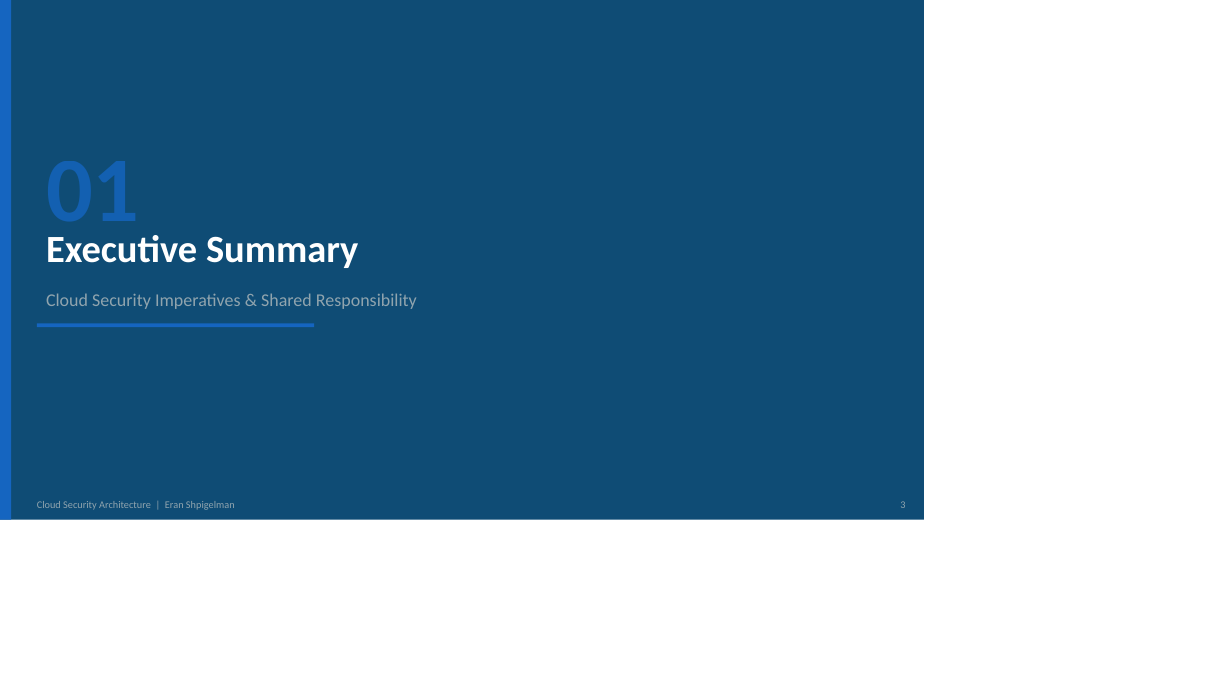
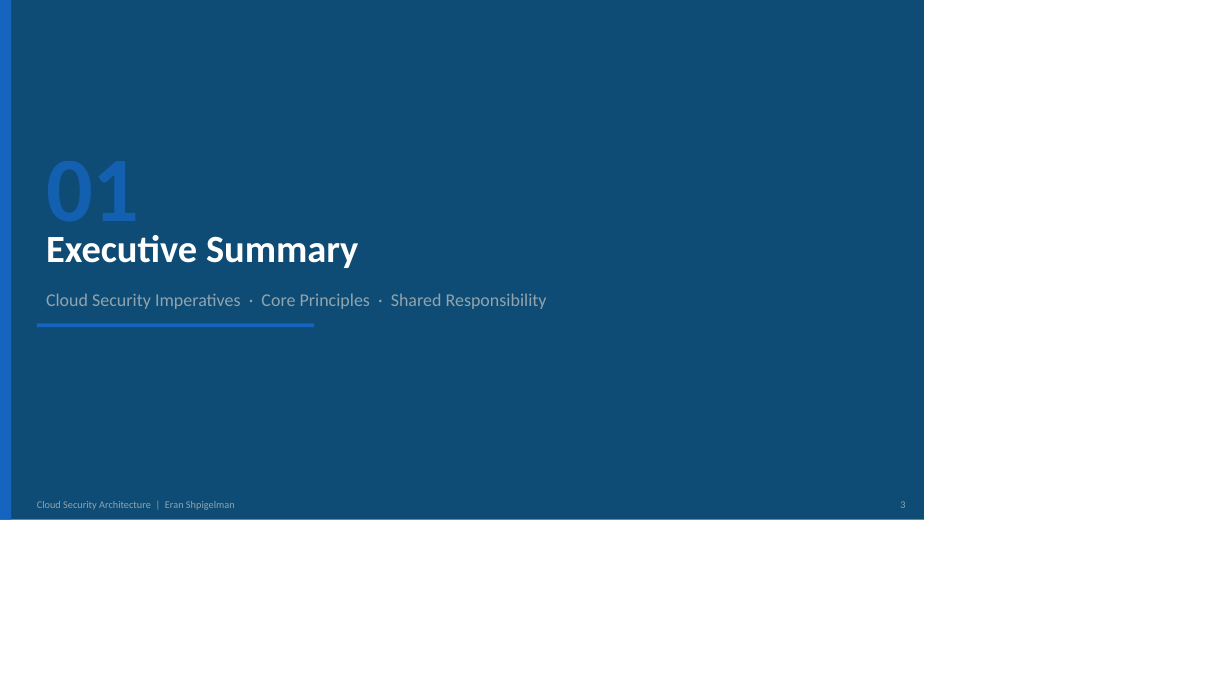
Before and after one commit to eransh10/Security-Architecture-Guidelines-Best-Practices, a slide deck: slide 3 of Cloud/cloud_security_architecture_deck.pptx. Drawn at 1232x693 pixels with LibreOffice and Linux fonts; fonts in the diff are those of the drawing. Boxes give left, top, right and bottom in pixels: in the first picture for what was removed or moved away, otherwise in the second. Text is boxed around its words. In the diff, an @@ line names an element or a change of style, - is before the commit and + after.

Commit message:
Expand slide deck: 9 new domain slides + 3 fixes + agenda update
New slides added (45 total, up from 33):
- Core Security Principles: 5 principles aligned with architecture doc
- Machine Identity Governance: inventory, lifecycle, threat detection
- Service-to-Service Zero Trust: mTLS diagram, SPIFFE/Istio/Envoy
- Dynamic Secrets Architecture: App→Vault→Backend flow diagram
- DSPM: Discover/Classify/Monitor flow with Macie/Purview/DLP
- Runtime Threat Detection: log-based vs kernel/eBPF comparison
- Software Supply Chain Security: CI/CD trust chain + SLSA levels
- AI Security and LLM Governance: OWASP LLM, NIST AI RMF, ATLAS
- Cloud Attack Path Analysis: Wiz/BloodHound/Defender graph analysis
- Operational Security Metrics: IAM, detection, data, supply chain

Fixes to existing slides:
- AWS IAM: No long-lived credentials (was 'No hardcoded credentials')
- AWS Network: VPC endpoints scoped to critical services
- MITRE ATT&CK naming: 'for Cloud' throughout
- Closing slide: Added NIST AI RMF and SLSA to frameworks list

New Section 05: Advanced Security Domains
New Section 10: AI Security, Attack Paths, Metrics
Sections 06-09 renumbered accordingly
Agenda updated to 10 sections (5x2 layout)

```diff
--- a/Cloud/cloud_security_architecture_deck.pptx
+++ b/Cloud/cloud_security_architecture_deck.pptx
@@ text at <box>46,293,547,309</box>: text changed @@
-Cloud Security Imperatives & Shared Responsibility
+Cloud Security Imperatives · Core Principles · Shared Responsibility
```
Also in this commit, not shown: 12 other slides changed, 12 slides added.
